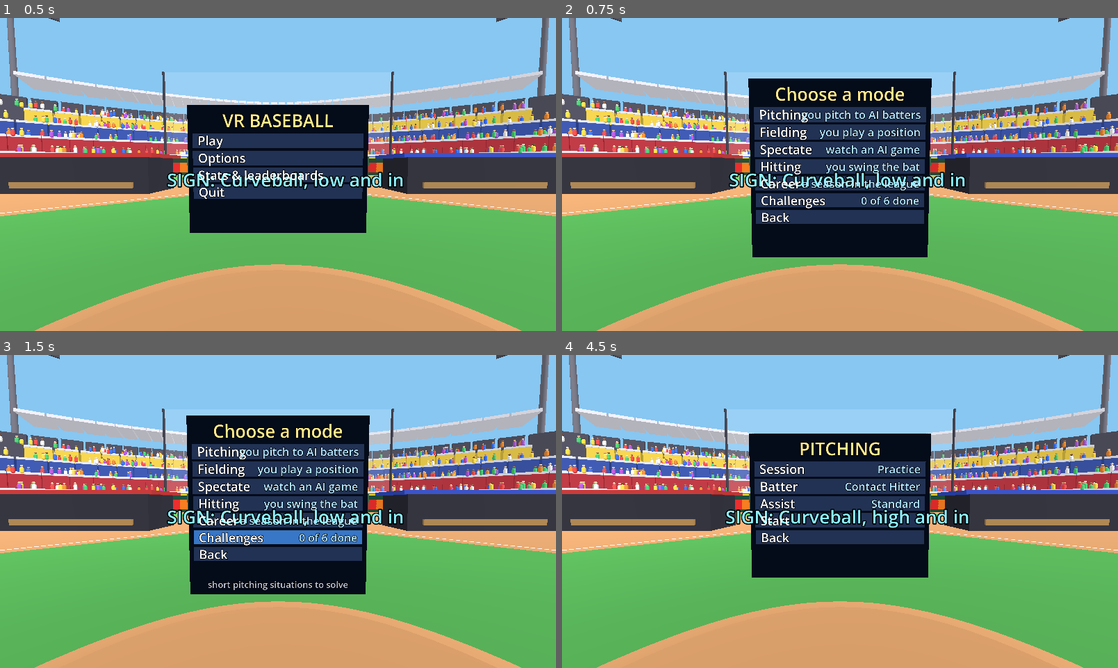
Above: before the commit, frames 1-4 (two rows, left to right).
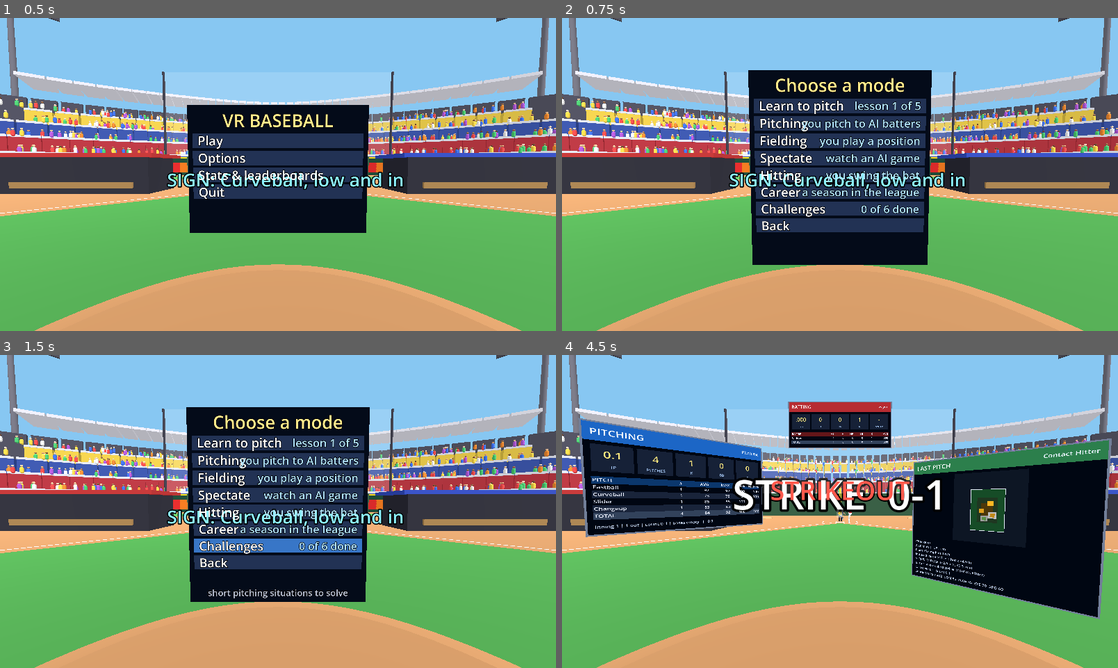
Above: after the commit, the same moments.

Repository: jbax-and-his-ai-pals/009-vr-baseball
Game: Godot game, scene res://scenes/bullpen.tscn
Same seed, same stepped clock (60 frames per second), same inputs: the game is played once before the commit and once after it.
Inputs (mouse positions are in pixels of both pictures, inside the frame that each line leads up to):
- Up to frame 1 (0.5 s): no input
- Up to frame 2 (0.75 s): tap Enter (ui_accept) at 0.5 s; move the mouse to (962, 158) at 0.52 s; hold Up from 0.53 s (still down); tap Space (ui_select) at 0.6 s; click (962, 158) at 0.67 s
- Up to frame 3 (1.5 s): tap Enter (ui_accept) at 0.77, 1.25 s; release Up at 1.25 s; drag from (166, 527) to (250, 574) at 1.27 s
- Up to frame 4 (4.5 s): tap Enter (ui_accept) at 2, 2.75, 3.77 s; move the mouse to (895, 442) at 2.02 s; hold Up 2.03-2.75 s; tap P at 2.1 s; tap Space (ui_select) at 2.3, 3.8 s; drag from (812, 574) to (673, 464) at 2.77 s; move the mouse to (1006, 558) at 3.52 s; hold Down 3.53-4.25 s; tap Keypad Enter at 3.6 s; drag from (673, 464) to (756, 433) at 4.27 s

Frame 1 is identical in both runs. In frame 2, 10% of the frame differs, in the area x 33-67%, y 16-79%; in frame 3, 11%; in frame 4, 40%, in the area x 2-99%, y 14-85%.

Commit message:
Pitch lab explanations and a five-step pitching lesson, with tests
Co-Authored-By: Claude Sonnet 5.5 <noreply@anthropic.com>

Diff:
--- a/scripts/bullpen.gd
+++ b/scripts/bullpen.gd
@@ -151,6 +151,7 @@
 var _tracker := SwingTracker.new()          # your controller as a bat (Hitting)
 var _bat_view: MeshInstance3D               # the bat in your hand
 var _bat_call := ""                         # a play called with this pitch: "squeeze" or "hit_and_run" ("" for none)
+var _tutorial: Tutorial                     # the pitching lesson, when that is what you are playing
 var _derby := false                         # home run derby: ten outs of easy pitches
 var _derby_outs := 0
 var _derby_hr := 0
@@ -1435,6 +1436,7 @@
 	_scenario_id = c.scenario
 	_drill = c.activity == "Drill" and not _mode_is_not_fielding(c)
 	_derby = c.activity == "Derby" and c.mode == "Hitting"
+	_tutorial = Tutorial.new(_settings.tutorial_step) if c.tutorial else null
 	_career_game = c.career and _career != null and not _career.is_over()
 
 
@@ -1637,6 +1639,7 @@
 		"pitch":
 			_last_delivery = float(r.delivery)
 			var pitch := _launch(from, r.vel, r.spin, "Your pitch", float(r.flutter), _run_rng.randf() * 100.0)
+			pitch.shape = r.shape
 			pitch.label = PitchNamer.name_pitch(pitch.analysis, _human.wrist.typical_mph(velocity_gain), float(r.hand_sign), bool(r.knuckle))
 			_haptics.play("release", clampf(float(pitch.analysis.get("speed_mph", 60.0)) / 90.0, 0.0, 1.0))
 			_log_throw(pitch, from, release_t, vel_latency, r)
@@ -1855,6 +1858,7 @@
 		outcome = "hit_by_pitch"
 	_mark_pitch(a, outcome)
 	_derby_tally(pitch, false, outcome in ["called_strike", "swinging_strike"])
+	_tutorial_pitch(pitch)
 	_grade_sign(pitch, plate)
 	if _scenario != null and a.get("reached", false):
 		_scenario.on_pitch(String(PitchLocation.classify(plate.x, plate.y).kind), bool(a.get("strike", false)) and outcome != "hit_by_pitch")
@@ -1929,7 +1933,7 @@
 		_crew.chase()
 	var wild_text := _event_text(wild_ev)
 	_last_report = _format_report(pitch.label, a) + _bat_line(pitch) + ("\n" + wild_text if wild_text != "" else "") \
-		+ "\n" + _event_text(ev)
+		+ "\n" + _event_text(ev) + _lab_lines(pitch)
 	_after_event(ev)
 	_refresh_hud()
 	print(_last_report.replace("\n", " | "))
@@ -1964,6 +1968,7 @@
 		_batter_ready = false
 	_mark_pitch(a, "in_play" if in_play else "foul")
 	_derby_tally(pitch, bool(sim.get("home_run", false)), false)
+	_tutorial_pitch(pitch)
 	_grade_sign(pitch, a.get("plate_pos", Vector3.ZERO))
 	_stats.record_pitch(pitch.label, a.speed_mph, "in_play" if in_play else "foul")
 	if in_play:
@@ -2838,6 +2843,28 @@
 	return l
 
 
+## The pitch lab: in the bullpen (and the lesson) every pitch is explained under its report.
+func _lab_lines(pitch: LivePitch) -> String:
+	if not (_config.activity == "Bullpen" or _config.tutorial) or pitch.shape.is_empty():
+		return ""
+	return "\n" + "\n".join(PitchLab.explain(pitch.label, pitch.analysis, pitch.shape))
+
+
+## One pitch of the lesson: it moves on by itself and says what it saw.
+func _tutorial_pitch(pitch: LivePitch) -> void:
+	if _tutorial == null or pitch.shape.is_empty() or not pitch.analysis.get("reached", false):
+		return
+	var r := _tutorial.on_pitch(pitch.label, bool(pitch.analysis.get("strike", false)))
+	if String(r.text) != "":
+		_show_notice(String(r.text), true)
+	if r.advanced:
+		_settings.tutorial_step = _tutorial.step
+		_settings.save()
+		_sfx("corner_chime")
+		_haptics.play("ui_select")
+	_refresh_hud()
+
+
 ## A career pitcher's command narrows or widens the aim funnel (1.0 for everyone else).
 func _command_scale() -> float:
 	return _career.funnel_factor() if _career_game and _career != null else 1.0
@@ -3252,6 +3279,8 @@
 		pl.append("%s   |   %d R" % [g.situation_text(), g.runs])
 		if _scenario != null:
 			pl.append("%s: %s" % [_scenario.title.to_upper(), _scenario.progress_text(g)])
+		if _tutorial != null:
+			pl.append(_tutorial.prompt())
 	_pitch_board.lines = pl
 	_pitch_board.refresh()
 
--- a/scripts/game_config.gd
+++ b/scripts/game_config.gd
@@ -25,6 +25,7 @@
 var batter := "Contact Hitter"
 var assist := "Standard"
 var scenario := ""             # a challenge id (see Scenario); "" for an ordinary game
+var tutorial := false          # the pitching lesson (a bullpen with prompts)
 var career := false            # the next start of your saved career (teams, pitcher and innings come from it)
 
 
@@ -43,6 +44,11 @@
 	c.innings = innings if innings in INNINGS else 9
 	c.batter = batter if batter in BATTERS else "Contact Hitter"
 	c.assist = assist if assist in Settings.ASSISTS else "Standard"
+	if tutorial and scenario == "" and not career:
+		c.tutorial = true
+		c.mode = "Pitching"
+		c.activity = "Bullpen"
+		c.assist = "Casual"
 	if career and scenario == "":
 		c.career = true
 		c.mode = "Pitching"
@@ -85,6 +91,8 @@
 func title() -> String:
 	if scenario != "":
 		return "Challenge - %s" % Scenario.by_id(scenario).title
+	if tutorial:
+		return "Learn to pitch"
 	if career:
 		return "Career - season start"
 	var who := mode
@@ -105,7 +113,7 @@
 
 func to_dict() -> Dictionary:
 	return {"mode": mode, "activity": activity, "position": position, "innings": innings,
-		"batter": batter, "assist": assist, "scenario": scenario, "career": career}
+		"batter": batter, "assist": assist, "scenario": scenario, "career": career, "tutorial": tutorial}
 
 
 static func from_dict(d: Dictionary) -> GameConfig:
@@ -118,4 +126,5 @@
 	c.assist = str(d.get("assist", c.assist))
 	c.scenario = str(d.get("scenario", ""))
 	c.career = bool(d.get("career", false))
+	c.tutorial = bool(d.get("tutorial", false))
 	return c.normalized()
--- a/scripts/live_pitch.gd
+++ b/scripts/live_pitch.gd
@@ -21,6 +21,7 @@
 var bat := {}            # BatterAI.evaluate() result for this pitch
 var sim := {}            # BattedBall.simulate() result when the pitch is hit
 var play := {}           # Defense.resolve() result for it
+var shape := {}                     # what the wrist model measured of the throw (your pitch only)
 var swing_peak := 0.0               # the fastest your bat's barrel moved while the ball was near the plate
 var human_chance := false          # the human fielder owns this ball
 var play_fallback := {}            # what happens if he does not get it
--- a/scripts/menu_model.gd
+++ b/scripts/menu_model.gd
@@ -107,6 +107,7 @@
 			rows.append(_row("stats", "Stats & leaderboards"))
 			rows.append(_row("quit", "Quit"))
 		"play":
+			rows.append(_row("tutorial", "Learn to pitch", "lesson %d of %d" % [mini(settings.tutorial_step + 1, Tutorial.STEPS.size()), Tutorial.STEPS.size()] if settings.tutorial_step < Tutorial.STEPS.size() else "done (replay)", true, "a short lesson: your usual throw, then one gesture per pitch"))
 			rows.append(_row("mode:Pitching", "Pitching", "you pitch to AI batters"))
 			rows.append(_row("mode:Fielding", "Fielding", "you play a position"))
 			rows.append(_row("mode:Spectate", "Spectate", "watch an AI game"))
@@ -318,6 +319,14 @@
 			cc = cc.normalized()
 			settings.last_game = cc.to_dict()
 			return {"type": "start", "config": cc}
+	if id == "tutorial":
+		var tc := GameConfig.new()
+		tc.tutorial = true
+		tc = tc.normalized()
+		if settings.tutorial_step >= Tutorial.STEPS.size():
+			settings.tutorial_step = 0                  # replaying it starts over
+		settings.last_game = tc.to_dict()
+		return {"type": "start", "config": tc}
 	if id.begins_with("challenge:"):
 		var c := GameConfig.new()
 		c.scenario = id.substr(10)
--- /dev/null
+++ b/scripts/pitch_lab.gd
@@ -0,0 +1,77 @@
+class_name PitchLab
+extends RefCounted
+## Explains a throw in plain words: what the pitch was, how it moved, and which part of YOUR motion made
+## it that pitch (every pitch is measured against your own usual throw, so "1.8 x" means 1.8 times how
+## much extra you did compared with normal). Pure: give it what the wrist model measured.
+##
+##   PitchLab.explain(label, analysis, shape)  ->  Array of short lines for a board
+##   PitchLab.how_to(label)                    ->  one line on how to throw that pitch
+
+## A deviation this big (in your own standard deviations) is "doing something".
+const NOTICE := 0.9
+
+
+## label: the pitch's name; analysis: PitchPhysics.analyze(); shape: WristModel.shape() ({} if none).
+static func explain(label: String, analysis: Dictionary, shape: Dictionary) -> Array:
+	var lines: Array = []
+	if not analysis.get("reached", false):
+		return ["%s: it did not reach the plate" % label]
+	lines.append("%s  %.0f mph  %d rpm" % [label, float(analysis.speed_mph), roundi(float(analysis.spin_rpm))])
+	if analysis.has("ivb_in"):
+		var rise := float(analysis.ivb_in)
+		var run := float(analysis.hb_in)
+		lines.append("Moved %s %.0f in, and %.0f in %s" % ["up" if rise >= 0.0 else "down", absf(rise), absf(run), "to the right" if run >= 0.0 else "to the left"])
+	if shape.is_empty():
+		return lines
+	var why := _reasons(shape)
+	if why.is_empty():
+		lines.append("Your usual throw: nothing special added")
+	else:
+		for w in why:
+			lines.append(w)
+	return lines
+
+
+static func _reasons(shape: Dictionary) -> Array:
+	var out: Array = []
+	var snap := float(shape.get("z_snap", 0.0))
+	var side := float(shape.get("z_side", 0.0))
+	var gyro := float(shape.get("z_gyro", 0.0))
+	var slot := float(shape.get("z_slot", 0.0))
+	var wind := float(shape.get("z_wind", 0.0))
+	if bool(shape.get("knuckle", false)) or float(shape.get("stiff", 0.0)) > 0.6:
+		out.append("A dead wrist, no spin: knuckleball")
+		return out
+	if snap > NOTICE:
+		out.append("Wrist flick %.1f x your normal: it dives (curve)" % (1.0 + snap * 0.5))
+	elif snap < -NOTICE:
+		out.append("A lazy wrist: backspin carries it (rises)")
+	if absf(side) > NOTICE:
+		out.append("Wrist twist %.1f x your normal: it breaks sideways (slider)" % (1.0 + absf(side) * 0.5))
+	if absf(gyro) > NOTICE:
+		out.append("Rolled wrist %.1f x your normal: it cuts (cutter)" % (1.0 + absf(gyro) * 0.5))
+	if slot < -NOTICE:
+		out.append("Arm slot lower than your normal: it runs and sinks")
+	if wind > NOTICE:
+		out.append("A bigger windup than normal: more arc, more dive")
+	return out
+
+
+## One line on how to throw each pitch.
+static func how_to(label: String) -> String:
+	match label:
+		"Fastball", "Four-seam":
+			return "Fastball: throw it your usual way, compact and smooth."
+		"Changeup":
+			return "Changeup: your usual arm motion, but clearly slower."
+		"Slider":
+			return "Slider: twist your wrist like turning a doorknob at release."
+		"Curveball", "Slurve":
+			return "Curveball: a hard wrist flick at the end of a moderate throw, or a bigger, higher windup."
+		"Cutter":
+			return "Cutter: roll the controller about its pointing line, like a screwdriver."
+		"Sinker", "Two-seam":
+			return "Sinker: a lower arm slot than usual."
+		"Knuckleball":
+			return "Knuckleball: a straight push with a dead wrist and almost no rotation."
+	return "Throw it your own way; the game measures it against your usual throw."
--- a/scripts/settings.gd
+++ b/scripts/settings.gd
@@ -35,6 +35,7 @@
 var assist := "Standard"
 var quality := "Auto"              # Auto: governor decides; Quest: tuned settings; High: no tuning
 var locomotion := "smooth"
+var tutorial_step := 0             # how far through the pitching lesson you are
 var haptics := "Normal"            # controller vibration strength
 var colorblind := false            # zone colours that avoid red against green
 var call_text := true              # the umpire's calls are also shown as words
@@ -59,7 +60,7 @@
 
 func to_dict() -> Dictionary:
 	return {"version": VERSION, "hand": hand, "assist": assist, "quality": quality,
-		"locomotion": locomotion, "haptics": haptics, "colorblind": colorblind, "call_text": call_text, "seated": seated, "gestures": gestures, "signs": signs, "vignette": vignette, "snap_turn": snap_turn,
+		"locomotion": locomotion, "tutorial_step": tutorial_step, "haptics": haptics, "colorblind": colorblind, "call_text": call_text, "seated": seated, "gestures": gestures, "signs": signs, "vignette": vignette, "snap_turn": snap_turn,
 		"developer": developer, "volumes": volumes, "last_game": last_game}
 
 
@@ -71,6 +72,7 @@
 	s.assist = d.get("assist", s.assist) if d.get("assist", "") in ASSISTS else s.assist
 	s.quality = d.get("quality", s.quality) if d.get("quality", "") in QUALITY else s.quality
 	s.locomotion = d.get("locomotion", s.locomotion) if d.get("locomotion", "") in LOCOMOTION else s.locomotion
+	s.tutorial_step = clampi(int(d.get("tutorial_step", 0)), 0, 99)
 	s.haptics = d.get("haptics", s.haptics) if d.get("haptics", "") in HAPTICS else s.haptics
 	s.colorblind = bool(d.get("colorblind", s.colorblind))
 	s.call_text = bool(d.get("call_text", s.call_text))
--- /dev/null
+++ b/scripts/tutorial.gd
@@ -0,0 +1,67 @@
+class_name Tutorial
+extends RefCounted
+## A short lesson on pitching in the bullpen: learn your usual throw, then one gesture per pitch type,
+## then throw strikes. It watches each pitch and moves on by itself. Pure: no scene, so it is testable.
+##
+##   var t := Tutorial.new()
+##   t.prompt()                      # what to do now, with progress
+##   var r := t.on_pitch("Slider", true)   # {"advanced": bool, "done": bool, "text": what to say}
+
+## Each step: a goal pitch family (or "strike"), how many, the instruction.
+const STEPS := [
+	{"id": "fastball", "family": ["Fastball", "Four-seam", "Two-seam", "Sinker"], "count": 8, "title": "Your usual throw",
+		"text": "Throw 8 fastballs your normal way. The game learns how you throw."},
+	{"id": "strikes", "family": ["*strike"], "count": 3, "in_a_row": true, "title": "Throw strikes",
+		"text": "Throw 3 strikes in a row. Aim by pointing your hand where the ball should go."},
+	{"id": "changeup", "family": ["Changeup", "Splitter"], "count": 3, "title": "Changeup",
+		"text": "Throw 3 changeups: the same arm motion, but clearly slower."},
+	{"id": "slider", "family": ["Slider", "Cutter"], "count": 3, "title": "Slider",
+		"text": "Throw 3 sliders: twist your wrist like turning a doorknob at release."},
+	{"id": "curve", "family": ["Curveball", "Slurve"], "count": 3, "title": "Curveball",
+		"text": "Throw 3 curveballs: flick your wrist hard at the end, or wind up bigger and higher."},
+]
+
+var step := 0                           # index into STEPS; STEPS.size() when done
+var progress := 0                       # pitches counted toward this step
+var pitches := 0                        # all pitches thrown in the lesson
+
+
+func _init(start_step: int = 0) -> void:
+	step = clampi(start_step, 0, STEPS.size())
+
+
+func is_done() -> bool:
+	return step >= STEPS.size()
+
+
+## What to do now, for the board.
+func prompt() -> String:
+	if is_done():
+		return "Lesson complete. Play > Pitching when you are ready."
+	var s: Dictionary = STEPS[step]
+	return "LESSON %d of %d - %s (%d/%d): %s" % [step + 1, STEPS.size(), s.title, progress, int(s.count), s.text]
+
+
+## A pitch was thrown. `label` is the name the game gave it, `was_strike` whether it crossed the zone.
+func on_pitch(label: String, was_strike: bool) -> Dictionary:
+	pitches += 1
+	if is_done():
+		return {"advanced": false, "done": true, "text": prompt()}
+	var s: Dictionary = STEPS[step]
+	var fam: Array = s.family
+	var counts := was_strike if fam == ["*strike"] else (label in fam)
+	if counts:
+		progress += 1
+	elif bool(s.get("in_a_row", false)):
+		progress = 0
+	var text := ""
+	if progress >= int(s.count):
+		step += 1
+		progress = 0
+		text = "Done: %s!" % s.title
+		if is_done():
+			return {"advanced": true, "done": true, "text": text + " " + prompt()}
+		return {"advanced": true, "done": false, "text": text + " Next: " + String(STEPS[step].title)}
+	if not counts and fam != ["*strike"]:
+		text = "That was a %s. %s" % [label, PitchLab.how_to(String(fam[0]))]
+	return {"advanced": false, "done": false, "text": text}
--- /dev/null
+++ b/tests/lesson_test.gd
@@ -0,0 +1,106 @@
+extends SceneTree
+## The pitching lesson and the pitch lab: the lesson counts the right pitches, resets a streak, moves on
+## by itself and finishes; the lab explains a throw in words; the menu starts the lesson and remembers
+## where you were.
+## Run: godot --headless --path . -s res://tests/lesson_test.gd
+
+var _failures := 0
+
+
+func _check(ok: bool, msg: String) -> void:
+	print(("PASS  " if ok else "FAIL  ") + msg)
+	if not ok:
+		_failures += 1
+
+
+func _init() -> void:
+	# The lesson.
+	var t := Tutorial.new()
+	_check(not t.is_done() and t.prompt().begins_with("LESSON 1 of 5 - Your usual throw (0/8)"), "it starts with your usual throw (%s)" % t.prompt())
+	for i in 7:
+		t.on_pitch("Fastball", true)
+	_check(t.step == 0 and t.progress == 7, "seven fastballs is not enough")
+	var r := t.on_pitch("Four-seam", true)
+	_check(r.advanced and t.step == 1 and t.progress == 0 and String(r.text).begins_with("Done: Your usual throw"), "the eighth (any fastball family) completes it (%s)" % r.text)
+	# Three strikes in a row.
+	t.on_pitch("Fastball", true)
+	t.on_pitch("Fastball", true)
+	var broken := t.on_pitch("Fastball", false)
+	_check(t.step == 1 and t.progress == 0, "a ball breaks the streak")
+	t.on_pitch("Fastball", true)
+	t.on_pitch("Fastball", true)
+	_check(t.on_pitch("Fastball", true).advanced and t.step == 2, "three in a row moves on")
+	# A wrong pitch gets a hint and does not count.
+	var wrong := t.on_pitch("Fastball", true)
+	_check(not wrong.advanced and t.progress == 0 and String(wrong.text).contains("Changeup"), "a fastball in the changeup lesson says how to throw one (%s)" % wrong.text)
+	for i in 3:
+		t.on_pitch("Changeup", false)
+	_check(t.step == 3, "pitches count by type, not by where they land (the changeup lesson)")
+	for i in 3:
+		t.on_pitch("Cutter", true)
+	_check(t.step == 4, "a cutter counts as a slider")
+	var last := {}
+	for i in 3:
+		last = t.on_pitch("Curveball", true)
+	_check(t.is_done() and last.done and String(last.text).contains("complete"), "the last lesson ends it")
+	_check(t.on_pitch("Fastball", true).done, "and it stays done")
+	_check(Tutorial.new(99).is_done() and Tutorial.new(-5).step == 0 and Tutorial.new(2).step == 2, "a saved step is clamped, and a lesson can resume")
+
+	# The pitch lab.
+	var a := {"reached": true, "speed_mph": 84.2, "spin_rpm": 2400.0, "ivb_in": -14.0, "hb_in": 3.0}
+	var curve := PitchLab.explain("Curveball", a, {"z_snap": 2.0, "z_side": 0.1, "z_gyro": 0.0, "z_slot": 0.0, "z_wind": 0.0, "stiff": 0.0})
+	_check(curve[0].begins_with("Curveball  84 mph") and curve[1].contains("down 14 in") and curve[2].contains("flick") and curve[2].contains("curve"), "a curve is explained by the wrist flick (%s)" % str(curve))
+	var slider := PitchLab.explain("Slider", a, {"z_snap": 0.1, "z_side": -1.8, "z_gyro": 0.0, "z_slot": 0.0, "z_wind": 0.0, "stiff": 0.0})
+	_check(slider.any(func(x): return String(x).contains("twist") and String(x).contains("slider")), "a slider is explained by the twist")
+	var plain := PitchLab.explain("Fastball", a, {"z_snap": 0.1, "z_side": 0.0, "z_gyro": 0.2, "z_slot": 0.0, "z_wind": 0.0, "stiff": 0.0})
+	_check(plain.size() == 3 and plain[2].contains("usual throw"), "a plain throw says nothing was added")
+	var knuck := PitchLab.explain("Knuckleball", a, {"knuckle": true, "stiff": 0.9})
+	_check(knuck.any(func(x): return String(x).contains("knuckleball")), "a knuckleball is a dead wrist")
+	var combo := PitchLab.explain("Slurve", a, {"z_snap": 1.5, "z_side": -1.5, "z_gyro": 0.0, "z_slot": -1.4, "z_wind": 1.2, "stiff": 0.0})
+	_check(combo.size() >= 5, "several things at once are each named (%d lines)" % combo.size())
+	_check(PitchLab.explain("Fastball", {"reached": false}, {})[0].contains("did not reach"), "a pitch that misses the plate says so")
+	_check(PitchLab.how_to("Slider").contains("doorknob") and PitchLab.how_to("???").contains("your own way"), "every pitch has a tip, unknown ones a general one")
+
+	# Config, settings and the menu.
+	var c := GameConfig.new()
+	c.tutorial = true
+	c.mode = "Fielding"
+	var n := c.normalized()
+	_check(n.tutorial and n.mode == "Pitching" and n.activity == "Bullpen" and n.assist == "Casual" and not n.is_scored() and n.title() == "Learn to pitch", "the lesson is an easy pitching bullpen with its own title")
+	_check(GameConfig.from_dict(n.to_dict()).tutorial, "and it round-trips")
+	var s := Settings.new()
+	s.tutorial_step = 3
+	_check(Settings.from_dict(s.to_dict()).tutorial_step == 3 and Settings.from_dict({"tutorial_step": -4}).tutorial_step == 0, "your place in the lesson is saved and clamped")
+	var m := MenuModel.new(s)
+	m.stack = ["main", "play"]
+	var rows := m.items().map(func(r): return r.id)
+	_check(rows[0] == "tutorial" and String(m.items()[0].value) == "lesson 4 of 5", "Play lists the lesson first and where you are (%s)" % m.items()[0].value)
+	var ev := m.activate(0)
+	_check(ev.get("type", "") == "start" and ev.config.tutorial and s.last_game.get("tutorial", false), "choosing it starts it")
+	s.tutorial_step = 5
+	_check(String(m.items()[0].value).begins_with("done"), "after finishing it offers a replay")
+	m.activate(0)
+	_check(s.tutorial_step == 0, "and a replay starts over")
+
+	# In the scene.
+	ThrowLogger.override_path = "user://test_throws.jsonl"
+	var bp: Node3D = load("res://scenes/bullpen.tscn").instantiate()
+	bp.menu_on_start = false
+	root.add_child(bp)
+	await process_frame
+	bp._config = n
+	bp._tutorial = Tutorial.new()
+	var pitch := LivePitch.new()
+	pitch.label = "Fastball"
+	pitch.analysis = {"reached": true, "strike": true, "speed_mph": 80.0, "spin_rpm": 2000.0, "ivb_in": 12.0, "hb_in": 0.0}
+	pitch.shape = {"z_snap": 0.0, "z_side": 0.0, "z_gyro": 0.0, "z_slot": 0.0, "z_wind": 0.0, "stiff": 0.0}
+	_check(bp._lab_lines(pitch).contains("usual throw"), "in the lesson every pitch gets its explanation")
+	for i in 8:
+		bp._tutorial_pitch(pitch)
+	_check(bp._tutorial.step == 1 and bp._settings.tutorial_step == 1, "eight fastballs advance the lesson and save your place")
+	bp._config = GameConfig.new()
+	_check(bp._lab_lines(pitch) == "", "in a normal game there is no lab text")
+	bp.queue_free()
+
+	print("FAILURES: %d" % _failures)
+	quit(1 if _failures > 0 else 0)
Not shown, added: scripts/pitch_lab.gd.uid
Not shown, added: scripts/tutorial.gd.uid
Not shown, added: tests/derby_test.gd.uid
Not shown, changed: ROADMAP.md
